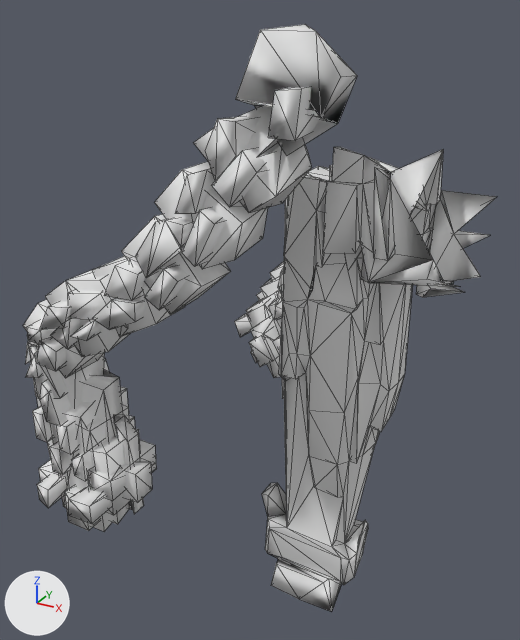
What one commit did to the OBJ model src/main/resources/assets/kn8/meshes/kaiju_no9_no15/leg_left.obj.
One viewpoint serves both versions: a 50 mm lens placed at (0.184, -0.663, 1.191), pointed at (-0.197, 0.03, 0.845). The lights are fixed; the arrows at lower left show +X, +Y and +Z. The older version comes first. Mesh edges are drawn as thin lines. Where no turn or scale is listed for an object, it has been applied to the vertices. Vertices at exactly the same position are counted once.

The first picture shows 'leg_left'.
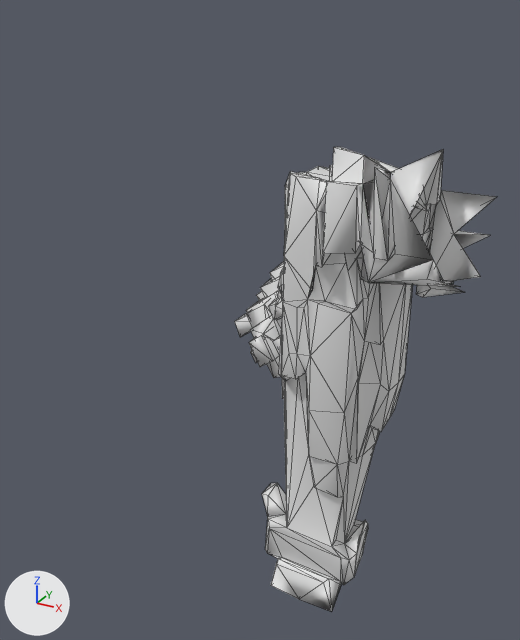
What differs and where, as boxes (x1, y1, x2, y2) in the pictures (520 x 640 px; the box of a moved part takes in the faces that stretch with it):
```json
{"object": "leg_left", "change": "reshaped", "before": [23, 24, 496, 612], "after": [235, 147, 496, 612], "on screen": "45% narrower, 21% shorter"}
{"part": 1, "of": "me_leg_left", "change": "deleted", "before": [23, 24, 357, 531]}
{"part": 2, "of": "me_leg_left", "change": "moved or reshaped", "before": [364, 150, 490, 297], "after": [364, 150, 490, 297]}
```

The change, as JSON lines over the scene's bpy script:
```json
{"block": "me_leg_left", "where": "# used by ob_leg_left; location = (0.0, 0.0, 0.0)"}
{"op": "remove", "block": "me_leg_left", "code": "me_leg_left.from_pydata(...)  # 1125 vertices, 1887 faces; spans x -0.41..0.047, y -0.186..0.259, z 0.51..1.175"}
{"op": "add", "block": "me_leg_left", "code": "me_leg_left.from_pydata(...)  # 729 vertices, 1266 faces; spans x -0.275..0.047, y -0.082..0.259, z 0.51..1.071"}
{"block": "me_leg_left", "change": "me_leg_left part 1: 42 loose pieces with 396 vertices, spanning x -0.41..-0.043, y -0.186..-0.061, z 0.601..1.175, are deleted"}
{"block": "me_leg_left", "change": "me_leg_left part 2"}
{"block": "me_leg_left", "change": "6 faces are deleted"}
{"block": "me_leg_left", "change": "6 new faces join them"}
{"block": "me_leg_left", "change": "other edits to the shape of me_leg_left do not show in these pictures"}
```
